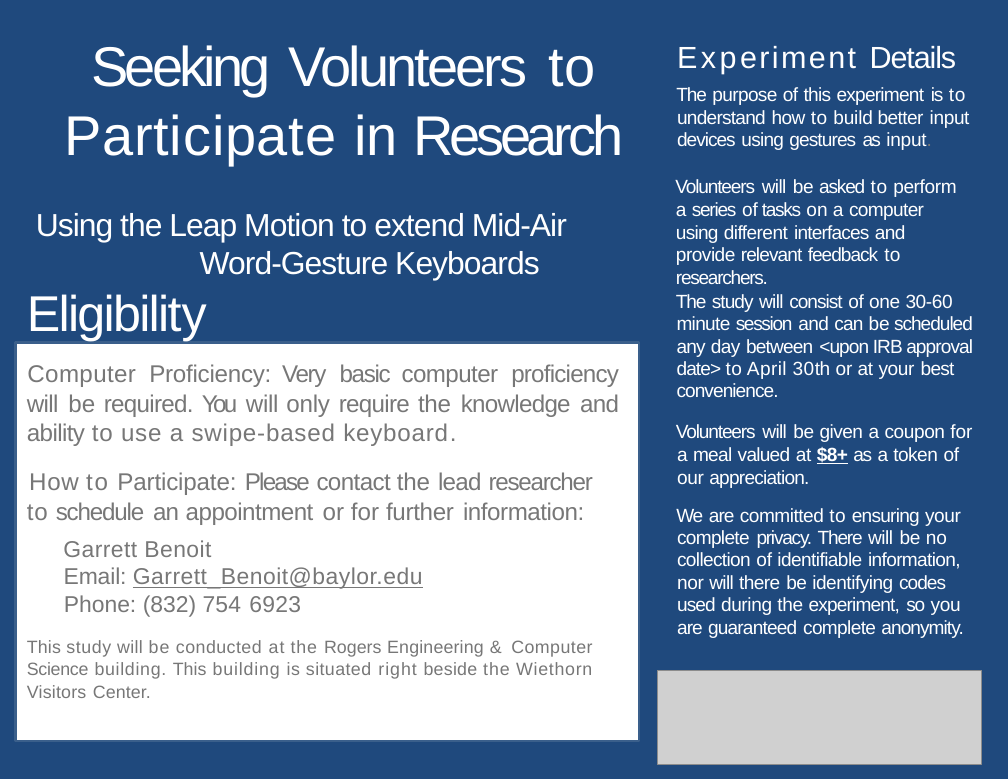
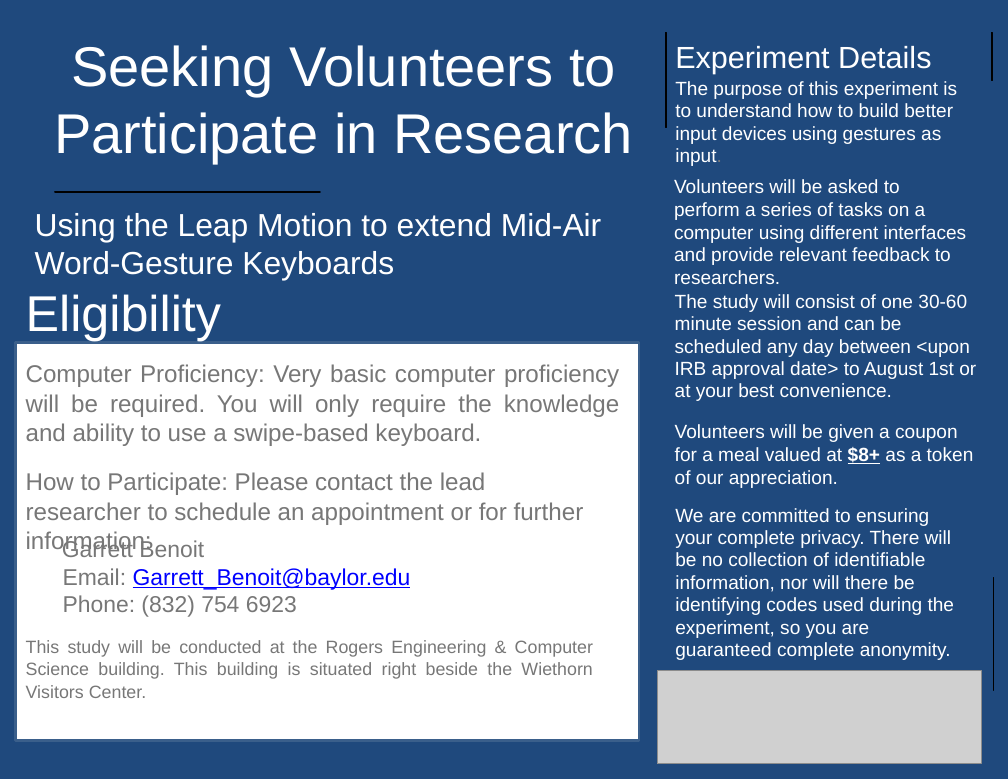
Before and after one commit to Malificiece/Leap-Motion-Thesis, a slide deck: slide 1 of docs/IRB/benoit_researchPoster.pptx. Drawn at 1008x779 pixels with LibreOffice and Linux fonts; fonts in the diff are those of the drawing; grey boxes stand for pictures; background and template pictures are left out. Boxes give left, top, right and bottom in pixels: in the first picture for what was removed or moved away, otherwise in the second. Text is boxed around its words. In the diff, an @@ line names an element or a change of style, - is before the commit and + after.

```diff
--- a/docs/IRB/benoit_researchPoster.pptx
+++ b/docs/IRB/benoit_researchPoster.pptx
@@ text "Seeking Volunteers to" at (54, 45, 633, 163): letter spacing -3 to 0 pt in "Seeking"; letter spacing -2.3 to 0 pt in "Volunteers"; letter spacing 1 to 0 pt in "to"; letter spacing 0.6 to 0 pt, letter spacing 0.5 to 0 pt, letter spacing 0.7 to 0 pt in "Participate"; letter spacing -0.2 to 0 pt in "in"; letter spacing -3.4 to 0 pt in "Research"; less space between paragraphs @@
@@ rectangle added at (666, 33, 666, 128), outline #000000 0.48 pt @@
@@ text "Experiment Details" at (675, 46, 957, 166): letter spacing 2.7 to 0 pt, letter spacing 1.9 to 0 pt in "Experiment"; letter spacing -0.9 to 0 pt in "Details", "The is"; letter spacing -0.5 to 0 pt in "purpose better"; letter spacing -0.3 to 0 pt in "of input"; letter spacing -0.6 to 0 pt in "this experiment understand using"; letter spacing 0.6 to 0 pt, letter spacing 0.3 to 0 pt in "to"; letter spacing -0.4 to 0 pt in "how"; letter spacing -0.1 to 0 pt in "build"; letter spacing -0.8 to 0 pt in "devices"; letter spacing -0.7 to 0 pt in "gestures"; letter spacing -1.3 to 0 pt in "as"; letter spacing -0.2 to 0 pt in "input."; indent changed; line spacing 0.98 to 0.97 @@
@@ rectangle added at (992, 33, 992, 80), outline #000000 0.48 pt @@
@@ text "Volunteers will be asked to ..." at (674, 179, 967, 284): letter spacing -0.9 to 0 pt in "Volunteers asked"; letter spacing -0.5 to 0 pt in "will computer different and"; letter spacing -0.2 to 0 pt in "be"; letter spacing 0.6 to 0 pt, letter spacing 0.3 to 0 pt in "to"; letter spacing -0.3 to 0 pt in "perform"; letter spacing -1.4 to 0 pt in "a a"; letter spacing -1 to 0 pt in "series researchers."; letter spacing -0.1 to 0 pt in "of"; letter spacing -1.1 to 0 pt in "tasks"; letter spacing -0.6 to 0 pt in "using"; letter spacing -0.7 to 0 pt in "interfaces relevant"; letter spacing -0.4 to 0 pt in "provide"; letter spacing -0.8 to 0 pt in "feedback"; indent changed @@
@@ text "Using the Leap Motion to ..." at (35, 213, 602, 281): letter spacing -0.8 to 0 pt; indent changed; line spacing 1.02 to 1.01 @@
@@ rectangle added at (55, 192, 320, 192), outline #000000 1.42 pt @@
@@ text "Eligibility" at (26, 294, 221, 341): letter spacing -1.4 to 0 pt; letter spacing -2.1 to 0 pt in "Eligibility"; indent changed @@
@@ text at (675, 294, 976, 401): text changed @@
-The study will consist of one 30-60 minute session and can be scheduled any day between <upon IRB approval date> to April 30th or at your best convenience.
+The study will consist of one 30-60 minute session and can be scheduled any day between <upon IRB approval date> to August 1st or at your best convenience.
@@ rectangle at (16, 343, 640, 740): outline #3A5F8C 2 pt to #3A5F8B 2.01 pt @@
@@ text "Computer Proficiency: Very basic computer ..." at (26, 364, 619, 446): letter spacing 0.3 to 0 pt in "Computer"; letter spacing -0.2 to 0 pt in "Proficiency: will only the"; letter spacing -1.1 to 0 pt in "Very basic"; letter spacing -0.5 to 0 pt in "computer will ability"; letter spacing -0.6 to 0 pt in "proficiency required. require knowledge and"; letter spacing 0.1 to 0 pt in "be"; letter spacing -2 to 0 pt in "You"; letter spacing 0.7 to 0 pt in "to use a swipe-based keyboard."; letter spacing -0.8 to 0 pt in "keyboard."; indent changed @@
@@ text "Volunteers will be given a ..." at (675, 424, 974, 488): letter spacing -0.9 to 0 pt in "Volunteers"; letter spacing -0.5 to 0 pt in "will given meal $8+ token"; letter spacing -0.2 to 0 pt in "be at our"; letter spacing -1.4 to 0 pt, letter spacing -0.8 to 0 pt in "a"; letter spacing -0.3 to 0 pt in "coupon a of"; letter spacing -0.1 to 0 pt in "for"; letter spacing -0.6 to 0 pt in "valued appreciation."; letter spacing -1.1 to 0 pt in "as"; indent changed; line spacing 1 to 1 @@
@@ text "How to Participate: Please contact ..." at (26, 472, 584, 525): letter spacing 0.5 to 0 pt in "How"; letter spacing 1.4 to 0 pt, letter spacing 0.7 to 0 pt in "to"; letter spacing -0.1 to 0 pt in "Participate:"; letter spacing -1.4 to 0 pt in "Please"; letter spacing -0.5 to 0 pt in "contact"; letter spacing -0.2 to 0 pt in "the further"; letter spacing -0.6 to 0 pt in "lead"; letter spacing -0.9 to 0 pt in "researcher schedule"; letter spacing -0.7 to 0 pt in "an"; letter spacing -0.4 to 0 pt in "appointment"; letter spacing 0.1 to 0 pt in "or"; letter spacing -0.3 to 0 pt in "information:"; indent changed @@
@@ text "We are committed to ensuring ..." at (675, 508, 955, 638): letter spacing -1.1 to 0 pt in "We so"; letter spacing -0.8 to 0 pt in "are codes are anonymity."; letter spacing -0.4 to 0 pt in "committed will identifying"; letter spacing 0.6 to 0 pt in "to"; letter spacing -0.6 to 0 pt in "ensuring complete"; letter spacing -0.3 to 0 pt in "your during the"; letter spacing -0.9 to 0 pt in "privacy. There"; letter spacing -0.2 to 0 pt in "be nor you"; letter spacing -0.5 to 0 pt in "collection identifiable information, will there be complete"; letter spacing -0.1 to 0 pt in "of"; letter spacing -0.7 to 0 pt in "used experiment, guaranteed"; indent changed @@
@@ text "Garrett Benoit" at (62, 539, 411, 617): letter spacing 0.3 to 0 pt in "Garrett Benoit"; text colour #777777 to #0000FF, letter spacing 0.4 to 0 pt in "Garrett_Benoit@baylor.edu"; letter spacing -0.1 to 0 pt in "Email:"; letter spacing 0.1 to 0 pt in "754"; letter spacing 0.2 to 0 pt in "6923"; indent changed @@
@@ rectangle added at (993, 577, 993, 690), outline #000000 0.48 pt @@
@@ text "This study will be conducted ..." at (26, 640, 593, 698): letter spacing 0.1 to 0 pt in "This Engineering Visitors Center."; letter spacing 0.5 to 0 pt in "study"; letter spacing 0.2 to 0 pt in "will beside"; letter spacing 0.9 to 0 pt in "be"; letter spacing 0.3 to 0 pt in "conducted Computer is situated"; letter spacing 0.7 to 0 pt in "at the building the"; letter spacing 3.5 to 0 pt in "&"; letter spacing -0.2 to 0 pt in "Science"; letter spacing 0.6 to 0 pt in "building. Wiethorn"; letter spacing 0.8 to 0 pt in "right"; indent changed; line spacing 1.07 to 1.06 @@
```
Also in this commit, not shown: 3 other files.
